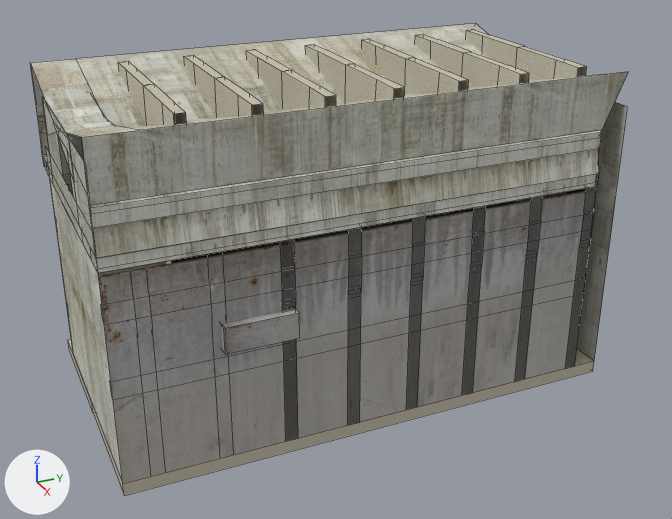
An edit to the Blender file Assets/Custom Models/Architecture/dance_floor_structure walls.blend, drawn before and after from the same camera.
Camera for both pictures: a 50 mm camera at (61.3, -15.9, 36.6) aimed at (-1.5, 12.3, 5.1). Lighting does not change. The marker at lower left points along +X, +Y and +Z. Mesh edges are drawn as thin lines on the coarser meshes.

Before the edit, the objects in view are built like this:
```python
ob_beams = bpy.data.objects.new('Beams', me_cube_006)
ob_beams.location = (-7.0, -6.0, 13.0)
ob_columns_right_001 = bpy.data.objects.new('columns right.001', me_cube_013)
ob_columns_right_001.location = (-7.0, -5.0, 0.0)
ob_columns_right_002 = bpy.data.objects.new('columns right.002', me_cube_014)
ob_columns_right_002.location = (-7.0, -5.0, 0.0)
ob_columns_right_004 = bpy.data.objects.new('columns right.004', me_cube_016)
ob_columns_right_004.location = (-7.0, -5.0, 0.0)
ob_columns_right_005 = bpy.data.objects.new('columns right.005', me_cube_019)
ob_columns_right_005.location = (-7.0, -5.0, 0.0)
ob_columns_right_006 = bpy.data.objects.new('columns right.006', me_cube_020)
ob_columns_right_006.location = (-7.0, -5.0, 0.0)
ob_columns_right_007 = bpy.data.objects.new('columns right.007', me_cube_021)
ob_columns_right_007.location = (-7.0, -5.0, 0.0)
ob_right_wall = bpy.data.objects.new('Right Wall', me_cube_010)
ob_right_wall.location = (-9.5, -6.0, 12.0)
# me_cube_006
# before: 20 (15.1, 36.0, -1.0) at pixel (597, 186), 21 (15.1, 36.0, 0.0) at pixel (599, 173), 28 (14.8, 36.0, -0.8) at pixel (595, 182), 29 (14.8, 36.0, -0.1) at pixel (596, 174), 30 (14.8, -2.0, -0.1) at pixel (95, 258)
# before: 31 (14.8, -2.0, -0.8) at pixel (97, 269), 32 (14.6, 36.0, 2.0), 34 (14.8, 36.0, 1.9) at pixel (599, 148)
# also in view: 'Floor' at (-3.0, 12.0, -4.5); 'columns right.008' at (7.0, 29.5, 4.0); 'Front Wall' at (-1.5, 32.0, 7.0); 'Beams of Concrete' at (-3.0, 14.2, 16.6); 'Back Wall' at (-1.5, -8.0, 7.5)
```
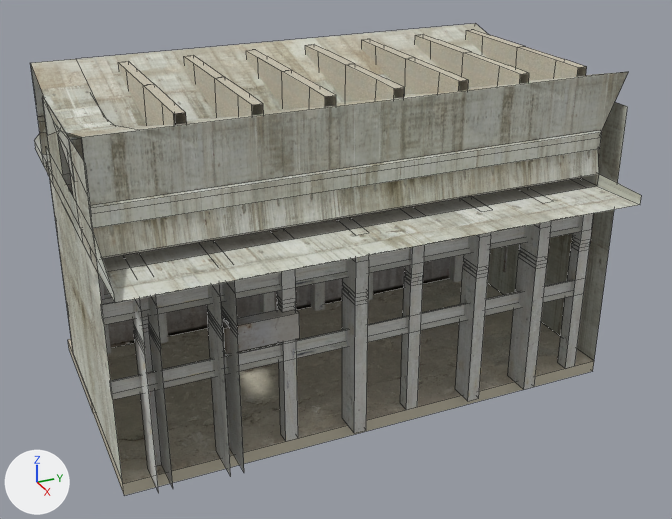
Boxes (x1, y1, x2, y2) around the edits, measured in the pictures (672 x 519 px):
'Beams', reshaped (12% taller)
    before: (31, 24, 628, 273)
    after: (31, 24, 642, 303)
'Right Wall', hidden
    before: (98, 186, 597, 484)
'columns right.007', reshaped
    before: (515, 196, 543, 381)
    after: (508, 221, 551, 389)
'columns right.002', reshaped (not visible before)
    after: (207, 281, 244, 476)
'columns right.004', reshaped
    before: (348, 227, 362, 425)
    after: (342, 256, 369, 433)
'columns right.006', reshaped
    before: (462, 206, 486, 394)
    after: (455, 233, 491, 401)
'columns right.001', reshaped (not visible before)
    after: (132, 296, 173, 493)
part 6 of me_cube_006, cut back
    before: (41, 145, 600, 270)
    after: (34, 134, 642, 303)
part 7 of me_cube_006, surface changed
    before: (44, 162, 597, 273)
    after: (42, 155, 640, 303)
'Floor', unchanged, uncovered by the edit
    before: (68, 339, 594, 495)
    after: (68, 279, 594, 495)
'Wall Supports Right', unchanged, uncovered by the edit
    before: (101, 305, 113, 398)
    after: (101, 216, 581, 400)
'Left Wall', unchanged, uncovered by the edit
    before: (50, 183, 74, 355)
    after: (50, 183, 450, 355)
'columns right.008', unchanged, uncovered by the edit
    before: (565, 187, 597, 368)
    after: (558, 213, 594, 368)

Patch to the scene script:
```diff
--- a/Assets/Custom Models/Architecture/dance_floor_structure walls.blend.py
+++ b/Assets/Custom Models/Architecture/dance_floor_structure walls.blend.py
@@ me_cube_021 @@
 me_cube_021.from_pydata(...)  # 36 vertices, 32 faces; spans x 13.0..15.0, y 29.0..30.0, z -4.0..12.0
 # used by ob_columns_right_007; location = (-7.0, -5.0, 0.0)
+# me_cube_021 part 1: all 14 vertices in x 15.0, y 29.0..30.0, z -4.0..12.0 are moved by (1.3, 0.0, 0.0)
 me_cube_021.materials.append(mat_concrete_2)
@@ me_cube_020 @@
 me_cube_020.from_pydata(...)  # 36 vertices, 32 faces; spans x 13.0..15.0, y 24.0..25.0, z -4.0..12.0
 # used by ob_columns_right_006; location = (-7.0, -5.0, 0.0)
+# me_cube_020 part 2: all 14 vertices in x 15.0, y 24.0..25.0, z -4.0..12.0 are moved by (0.9, 0.0, 0.0)
 me_cube_020.materials.append(mat_concrete_2)
@@ me_cube_016 @@
 me_cube_016.from_pydata(...)  # 36 vertices, 32 faces; spans x 13.0..15.0, y 14.0..15.0, z -4.0..12.0
 # used by ob_columns_right_004; location = (-7.0, -5.0, 0.0)
+# me_cube_016 part 3: all 14 vertices in x 15.0, y 14.0..15.0, z -4.0..12.0 are moved by (1.2, 0.0, 0.0)
 me_cube_016.materials.append(mat_concrete_2)
@@ me_cube_014 @@
 me_cube_014.from_pydata(...)  # 36 vertices, 26 faces; spans x 13.0..15.0, y 4.0..5.0, z -4.0..12.0
 # used by ob_columns_right_002; location = (-7.0, -5.0, 0.0)
+# me_cube_014 part 4: all 14 vertices in x 15.0, y 4.0..5.0, z -4.0..12.0 are moved by (2.3, 0.0, 0.0)
 me_cube_014.materials.append(mat_concrete_2)
@@ me_cube_013 @@
 me_cube_013.from_pydata(...)  # 36 vertices, 26 faces; spans x 13.0..15.0, y -1.0..0.0, z -4.0..12.0
 # used by ob_columns_right_001; location = (-7.0, -5.0, 0.0)
+# me_cube_013 part 5: all 14 vertices in x 15.0, y -1.0..0.0, z -4.0..12.0 are moved by (2.0, 0.0, 0.0)
 me_cube_013.materials.append(mat_concrete_2)
@@ me_cube_006 @@
 # used by ob_beams; location = (-7.0, -6.0, 13.0)
 # verts and faces of me_cube_006; kept vertices keep their numbers, new ones are numbered from 73
-me_cube_006.from_pydata(...)  # 73 vertices, 39 faces, 8 loose edges; spans x -4.2..15.1, y -2.0..38.0, z -1.1..7.5
+me_cube_006.from_pydata(...)  # 73 vertices, 37 faces, 8 loose edges; spans x -4.2..19.8, y -2.0..38.0, z -1.1..7.5
+# me_cube_006 part 6
+delete_vertices([29])  # with the faces that use them
+for i in [28, 30, 31]: verts[i] += (5.0, 0.0, 0.0)
+verts[73] = (19.8, 36.0, -0.1)  # pixel (641, 195)
+faces += [(20, 21, 73, 28)]  # mat_concrete_5___roof (picture img_concretenew0034_2_m_jpg_001)
+# me_cube_006 part 7: 3 kept faces spanning x 13.1..19.8, y -2.0..36.0, z -1.0..0.0 get new texture (UV) coordinates
 me_cube_006.materials.append(mat_concrete_5___roof)
@@ ob_right_wall @@
 ob_right_wall.location = (-9.5, -6.0, 12.0)
+ob_right_wall.hide_viewport = True
```
